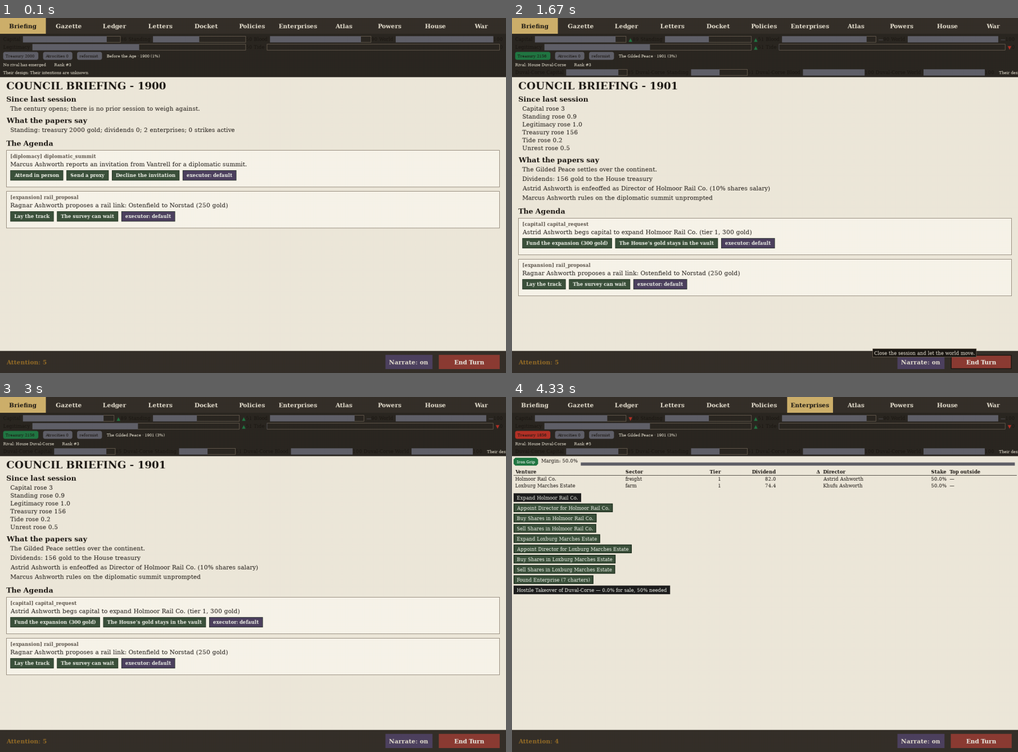
Above: before the commit, frames 1-4 (two rows, left to right).
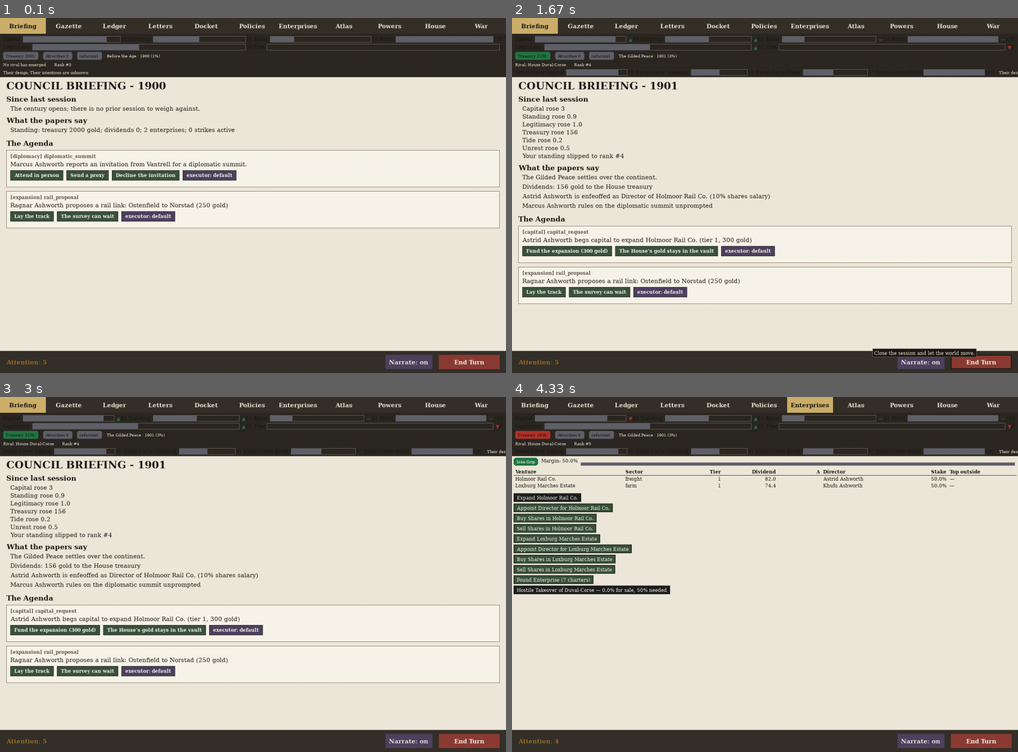
Above: after the commit, the same moments.

Repository: civersen222/Guilded-Age
Game: pygame game, started from gilded/__main__.py
The game is run twice, just before and just after one commit, with the same random seed, the same clock (stepped at 60 frames per second) and the same inputs.
Inputs (mouse positions are in pixels of both pictures, inside the frame that each line leads up to):
- Up to frame 1 (0.1 s): no input
- Up to frame 2 (1.67 s): click "Enterprises" at 0.38 s; click (765, 216) at 0.72 s; click "Enterprises" at 1.05 s; click "End Turn" at 1.38 s
- Up to frame 3 (3 s): click (263, 453) at 1.72 s
- Up to frame 4 (4.33 s): click "Enterprises" at 3.05 s; click (572, 496) at 3.38 s; click (921, 567) at 3.72 s

The runs differ from the first frame. In frame 1, 0.2% of the frame differs, in the area x 58-72%, y 5-7%; in frame 2, 8.3%, in the area x 1-99%, y 5-81%; in frame 3, 8.3%; in frame 4, 0.3%.

Commit message:
S16 Cut 2: the blood axis reads the reign, not the headcount. _axis_blood now weighs survivors against the house's full roster (8 per survivor, so a four-member house at 32 rather than a constant 100), keeps the living-burden term, and adds heir pressure: an heir of age under stress pulls the axis toward blood. judge() passes the house and p3 reports the new meaning. Probe bars: 5 verdicts, largest share 45.0%, Quiet Throne x54, 3 distinct modals, 23/24 worlds end >=3 ways, conqueror own-ledger 17.0 > hoarder 0.0, blood in 14 five-point buckets, pinned at 100.0 in 27/120. New test_endings_read_the_reign.py (5 tests) locks the same-world-two-conducts property: identical world, quiet house vs war-torn house, different verdicts. Full suite 1968 passed, 0 failed.

Diff:
--- a/gilded/endings.py
+++ b/gilded/endings.py
@@ -83,16 +83,22 @@
                   + 0.25 * (50.0 + mean_rel / 2.0))
 
 
-def _axis_blood(game, house_name: str) -> Tuple[float, List, int]:
+def _axis_blood(game, house_name: str) -> Tuple[float, List, int, float, bool]:
+    """The state of a line, not the fact that it exists: how many of the
+    century's members still draw breath, the burden of stress the court
+    carries, and whether an heir of age stands behind the ruler."""
     realm = game.realms.get(house_name)
     if realm is None:
-        return 0.0, [], 0
+        return 0.0, [], 0, 100.0, False
     members = list(realm.dynasty.all_characters.values())
     living = [c for c in members if c.is_alive]
     burden = (sum(c.stress for c in living) / len(living)) if living else 100.0
-    axis = _clamp(30.0 * len(living) + 5.0 * (len(members) - len(living))
-                  - burden / 2.0)
-    return axis, living, len(members)
+    ruler_id = realm.ruler.id if realm.ruler else None
+    heir = any(c.id != ruler_id and c.age >= 16
+               and getattr(c, "is_heir", False) for c in living)
+    axis = _clamp(8.0 * len(living) + 5.0 * (len(members) - len(living))
+                  - burden / 4.0 + (15.0 if heir else 0.0))
+    return axis, living, len(members), burden, heir
 
 
 def _axis_world(game, house_name: str) -> Tuple[float, float]:
@@ -114,7 +120,7 @@
     fate = check_ending(game, house_name)
     capital = _axis_capital(game, house_name)
     standing = _axis_standing(game, house_name)
-    blood, living, ever = _axis_blood(game, house_name)
+    blood, living, ever, burden, heir = _axis_blood(game, house_name)
     world, _unrest = _axis_world(game, house_name)
     axes = {"capital": capital, "standing": standing,
             "blood": blood, "world": world}
@@ -131,7 +137,7 @@
     else:
         key = "The Long Ledger"
     return Epilogue(key, axes, _epilogue_text(game, house_name, key, axes,
-                                              living, ever))
+                                              living, ever, burden, heir))
 
 
 def _saga_coda(game) -> str:
@@ -161,7 +167,8 @@
 
 
 def _epilogue_text(game, house_name: str, key: str, axes: Dict[str, float],
-                   living: List, ever: int) -> str:
+                   living: List, ever: int, burden: float,
+                   heir: bool) -> str:
     year = year_of(game.turn)
     house = game.houses[house_name]
     ents = sorted((e for e in game.enterprises if e.house == house_name),
@@ -180,9 +187,12 @@
           f"{game.tide.phase()}.")
     if living:
         eldest = max(living, key=lambda c: (c.age, c.name))
-        p3 = (f"Blood: {axes['blood']:.0f}. {len(living)} of the line still "
-              f"draw breath of the {ever} the century saw; {eldest.name}, "
-              f"{eldest.age}, carries the name onward.")
+        p3 = (f"Blood: {axes['blood']:.0f}. {len(living)} of the {ever} the "
+              f"century saw still draw breath; {eldest.name}, {eldest.age}, "
+              f"carries the name onward. The court carries "
+              f"{burden:.0f} of burden on its shoulders"
+              + (", and an heir of age stands ready behind the ruler."
+                 if heir else ", but no heir of age stands behind the ruler."))
     else:
         p3 = (f"Blood: {axes['blood']:.0f}. Of the {ever} the century saw, "
               f"none remain - the name is spoken only by strangers.")
--- /dev/null
+++ b/gilded/tests/test_endings_read_the_reign.py
@@ -0,0 +1,153 @@
+"""S16: the ending reads the reign, not the world or the orders.
+
+The judge asks what THIS house did: its own atrocity ledger, the state of
+its line, the burden its court carries. A world's crimes and the player's
+standing orders are neither.
+"""
+
+import types
+
+from gilded.chassis import GildedGame
+from gilded.endings import judge, _axis_blood
+from gilded.fronts import Front, War, WarGoal, _bleed
+
+SEED = 42
+
+
+def _game(**kw) -> GildedGame:
+    return GildedGame(SEED, **kw)
+
+
+def _first(g: GildedGame) -> str:
+    return sorted(g.houses)[0]
+
+
+def test_same_world_two_conducts_two_verdicts():
+    # Build two conduct histories explicitly on the SAME world: play one
+    # century, snapshot the world, then branch the history in two directions
+    # and judge both branches.
+    import copy
+
+    g = GildedGame(SEED, player_house=None)
+    for _ in range(50):
+        g.end_turn()
+    world = copy.deepcopy(g)
+
+    # History A: a quiet, well-ruled house, second only to one rival.
+    a = copy.deepcopy(world)
+    h = _first(a)
+    others = sorted(a.houses)[1:]
+    a.legitimacy[h] = 95.0
+    a.houses[h].prestige = 40.0
+    a.tide.house_atrocities[h] = 0.0
+    a.houses[others[0]].treasury = 10 ** 6   # the rival tops the exchange
+    for o in others:
+        a.legitimacy[o] = 0.0
+        a.houses[o].prestige = 0.0
+        a.tide.house_atrocities[o] = 50.0
+
+    # History B: the same world, the same house, a war-torn reign.
+    b = copy.deepcopy(world)
+    hb = _first(b)
+    b.legitimacy[hb] = 30.0
+    b.houses[hb].prestige = 0.0
+    b.tide.house_atrocities[hb] = 40.0
+    b.houses[hb].treasury = 0.0
+    for o in others:
+        b.legitimacy[o] = 0.0
+        b.houses[o].treasury = 0.0
+
+    va = judge(a, h).ending_key
+    vb = judge(b, hb).ending_key
+    assert va != vb, f"same world, different conduct, same verdict: {va}"
+    assert va == "The Quiet Throne"
+    assert vb == "The Long Ledger"
+
+
+def test_war_is_charged_to_the_house_that_wages_it():
+    # A house that wages war carries the cost on its OWN ledger;
+    # a house that wages none does not. Both halves.
+    g = _game()
+    hs = sorted(g.houses)
+    waging, idle = hs[0], hs[1]
+
+    provs = {pid: p for pid, p in g.atlas.provinces.items()}
+    a_pid = next(pid for pid, p in provs.items() if p.owner == waging)
+    d_pid = next(pid for pid, p in provs.items() if p.owner == idle)
+    front = Front(fid=9000, border=[(a_pid, d_pid)],
+                  attacker_regiments=0, defender_regiments=10)
+    war = War(aggressor=waging, defender=idle,
+              goal=WarGoal(kind="humble"), fronts=[front])
+    # rng is shared; force a clash with positive losses on the aggressor side
+    # by monkeypatching the fraction draw.
+    g.rng = types.SimpleNamespace(uniform=lambda lo, hi: 0.5)
+    before = g.tide.house_atrocities.get(waging, 0.0)
+    _bleed(g, war, front, waging, 10)
+    assert g.tide.house_atrocities.get(waging, 0.0) > before
+
+    # The idle house wages none: nothing lands on its ledger.
+    before_idle = g.tide.house_atrocities.get(idle, 0.0)
+    front2 = Front(fid=9001, border=[(d_pid, a_pid)],
+                   attacker_regiments=10, defender_regiments=0)
+    war2 = War(aggressor=idle, defender=waging,
+               goal=WarGoal(kind="humble"), fronts=[front2])
+    _bleed(g, war2, front2, idle, 10)
+    assert g.tide.house_atrocities.get(idle, 0.0) > before_idle
+    # And the house that never bled a regiment carries no war charge:
+    g2 = _game()
+    h2 = _first(g2)
+    assert g2.tide.house_atrocities.get(h2, 0.0) == 0.0
+
+
+def test_blood_scores_the_state_of_the_line_not_its_existence():
+    # Four healthy adults and four adults at the top of the stress scale
+    # score DIFFERENTLY on blood, and the strained court scores LOWER.
+    g = _game()
+    h = _first(g)
+    realm = g.realms[h]
+    dyn = realm.dynasty.all_characters
+    chars = list(dyn.values())[:4]
+    for c in dyn.values():
+        c.is_alive = False
+    for c in chars:
+        c.is_alive = True
+        c.stress = 0
+        c.age = 40
+
+    healthy, _, _, _, _ = _axis_blood(g, h)
+    for c in chars:
+        c.stress = 300
+    strained, _, _, _, _ = _axis_blood(g, h)
+    assert strained < healthy, (strained, healthy)
+
+
+def test_quiet_throne_is_reachable():
+    g = _game()
+    h = _first(g)
+    hs = sorted(g.houses)
+    g.houses[hs[1]].treasury = 10 ** 6   # someone else tops the exchange
+    g.legitimacy[h] = 95.0
+    g.houses[h].prestige = 40.0
+    g.tide.house_atrocities[h] = 0.0
+    # A dirty world must not convict the clean house.
+    for o in hs:
+        if o != h:
+            g.tide.house_atrocities[o] = 50.0
+    ep = judge(g, h)
+    assert ep.ending_key == "The Quiet Throne"
+
+
+def test_verdict_is_unchanged_when_the_orders_are_wiped():
+    # Stances are standing orders consumed only by end_turn; the verdict
+    # is a judgement on the century those orders produced, so wiping them
+    # before judgment changes nothing.
+    g = _game()
+    h = _first(g)
+    g.directives[h].set_stance("expansion", 100)
+    g.directives[h].set_stance("war", 90)
+    before = judge(g, h)
+    for d in ("capital", "labor", "expansion", "diplomacy", "war"):
+        g.directives[h].set_stance(d, 0)
+    after = judge(g, h)
+    assert before.ending_key == after.ending_key
+    assert before.axes == after.axes
